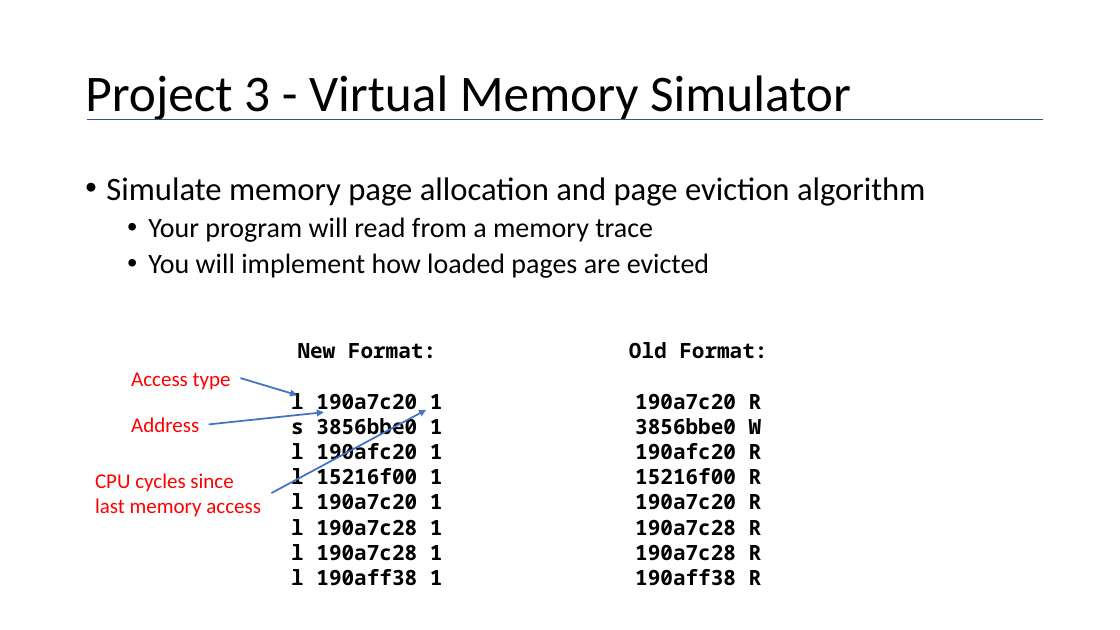
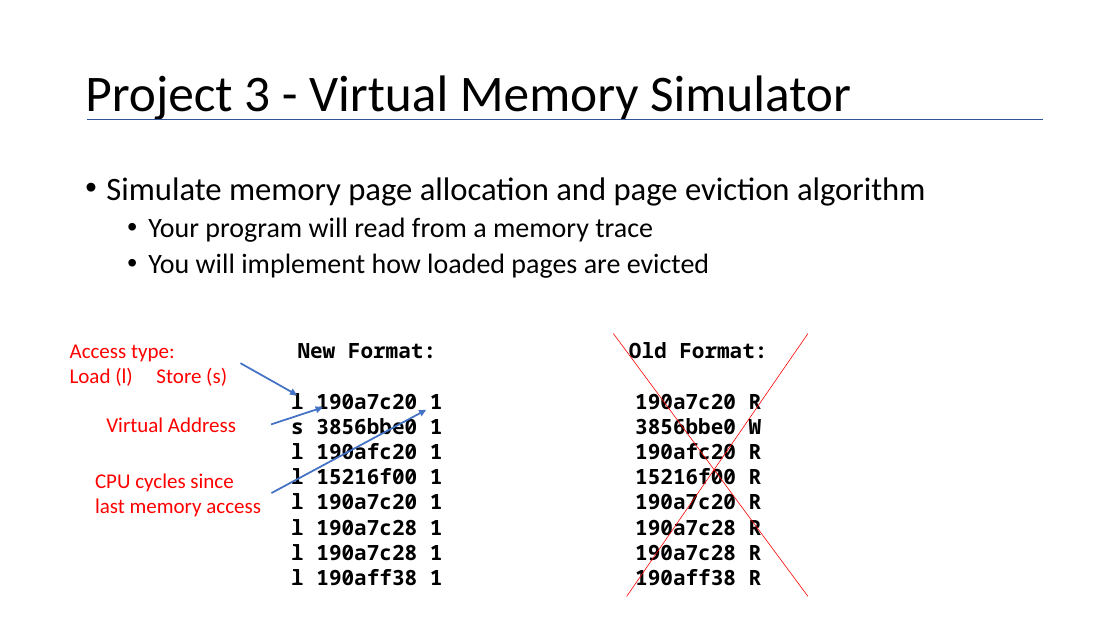
Before and after one commit to maher460/Pitt_CS1550_recitation_materials, a slide deck: slide 3 of week10/cs1550_spring2019_project3.pptx. Drawn at 1120x630 pixels with LibreOffice and Linux fonts; fonts in the diff are those of the drawing. Boxes give left, top, right and bottom in pixels: in the first picture for what was removed or moved away, otherwise in the second. Text is boxed around its words. In the diff, an @@ line names an element or a change of style, - is before the commit and + after.

```diff
--- a/week10/cs1550_spring2019_project3.pptx
+++ b/week10/cs1550_spring2019_project3.pptx
@@ text at [70, 344, 227, 386]: text changed @@
-Access type
+Access type:
+Load (l) Store (s)
@@ line added from (613, 334) to (808, 597), #FF0000 0.5 pt @@
@@ line added from (808, 334) to (627, 597), #FF0000 0.5 pt @@
@@ arrow moved from (240, 378) - (297, 395) to (240, 363) - (297, 395) @@
@@ text at [106, 417, 236, 432]: text changed @@
-Address
+Virtual Address
@@ arrow moved from (208, 424) - (323, 413) to (271, 424) - (323, 408) @@
```
Also in this commit, not shown: 29 other slides changed, 9 slides added, 17 slides removed, 1 other file.
